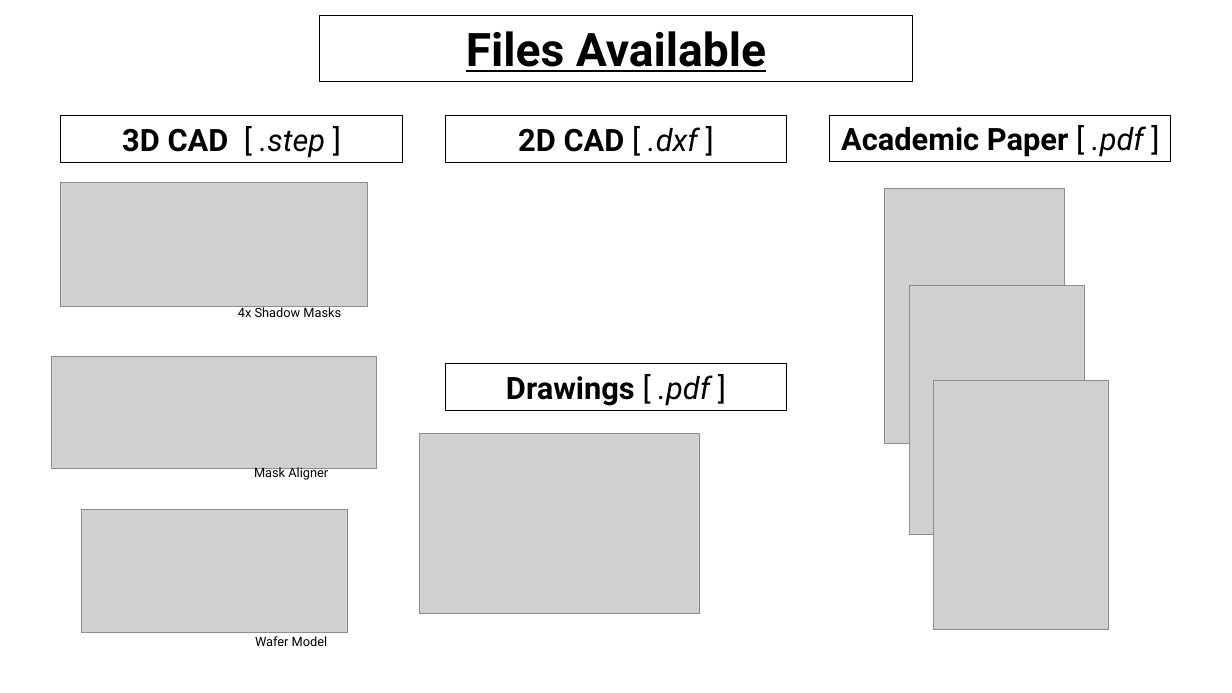
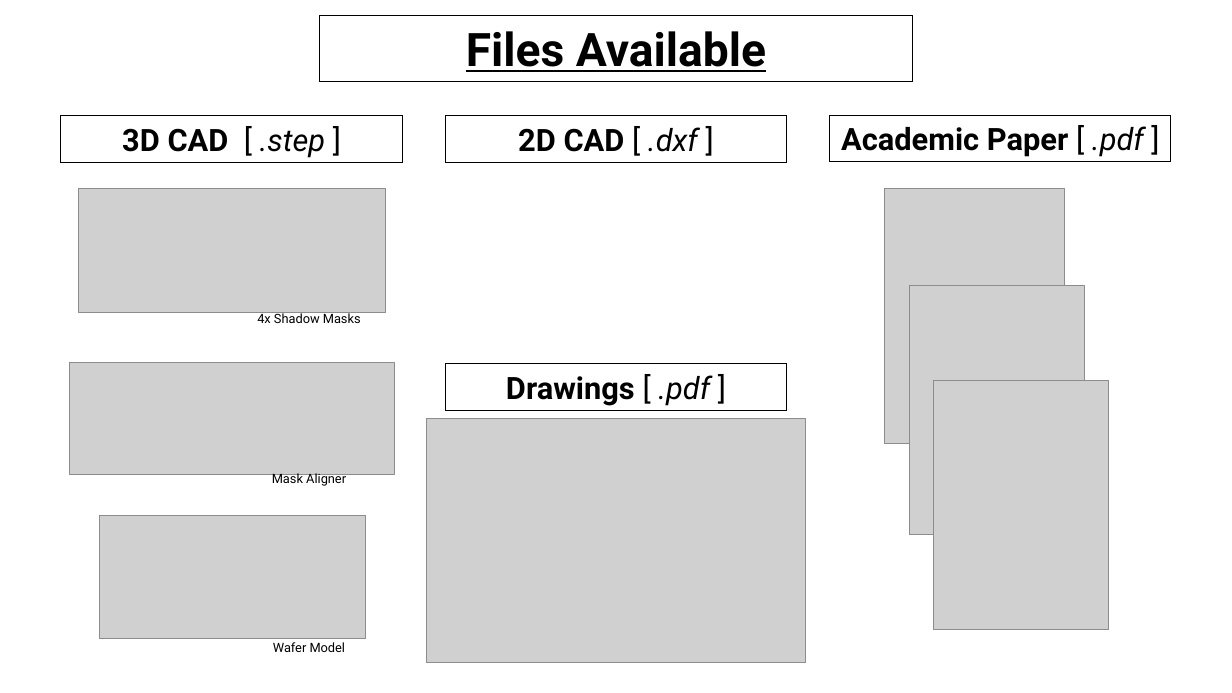
Before and after one commit to barajasalfredo13/Amorphous-Selenium-Vertical-Design, a slide deck: slide 5 of z.ReadMeAssets/ASeGrapheneDetector.pptx. Drawn at 1232x693 pixels with LibreOffice and Linux fonts; fonts in the diff are those of the drawing; grey boxes stand for pictures. Boxes give left, top, right and bottom in pixels: in the first picture for what was removed or moved away, otherwise in the second. Text is boxed around its words. In the diff, an @@ line names an element or a change of style, - is before the commit and + after.

```diff
--- a/z.ReadMeAssets/ASeGrapheneDetector.pptx
+++ b/z.ReadMeAssets/ASeGrapheneDetector.pptx
@@ picture: place and size @@
-picture at (52,357,377,470)
+picture at (69,362,395,475)
@@ picture: place and size @@
-picture at (420,433,700,614)
+picture at (427,419,806,663)
@@ 3 texts, 2 pictures: place and size @@
-3 texts, 2 pictures at (61,183,368,646)
+3 texts, 2 pictures at (79,189,385,652)
```
Also in this commit, not shown: 1 other file.
